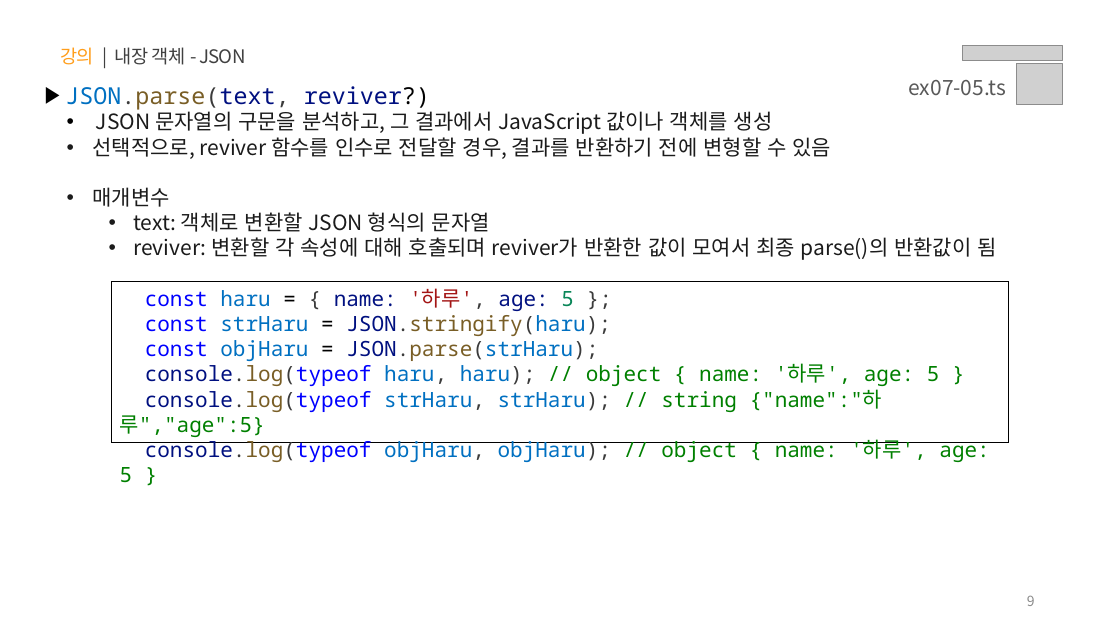
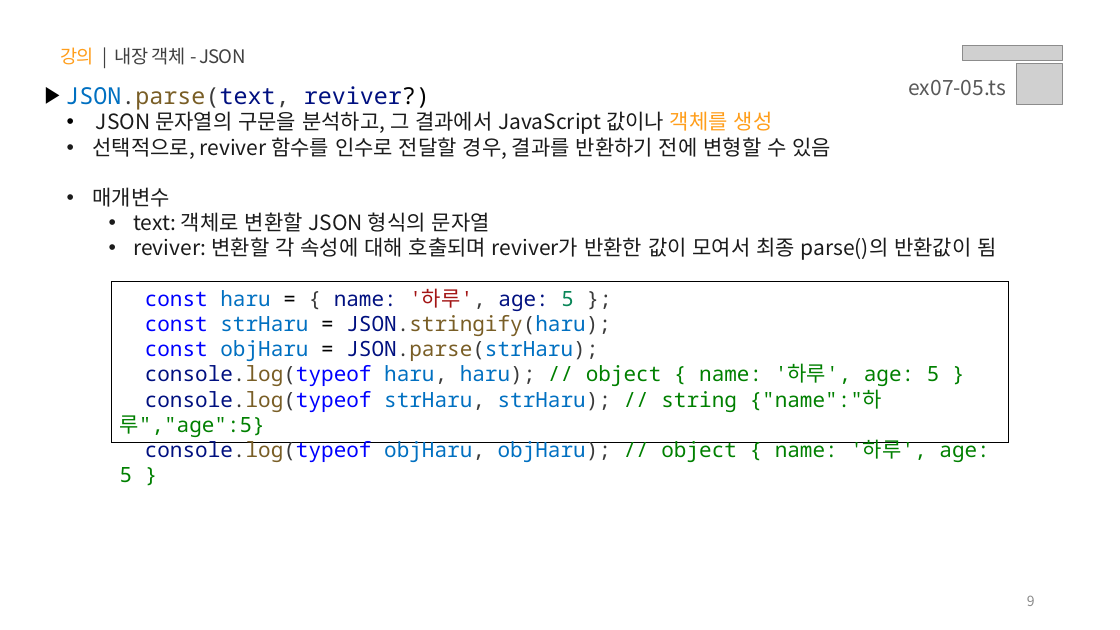
Before and after one commit to yebin-jeong/learn-js, a slide deck: slide 9 of PPT/07.자바스크립트 - 내장 함수.pptx. Drawn at 1120x630 pixels with LibreOffice and Linux fonts; fonts in the diff are those of the drawing; grey boxes stand for pictures. Boxes give left, top, right and bottom in pixels: in the first picture for what was removed or moved away, otherwise in the second. Text is boxed around its words. In the diff, an @@ line names an element or a change of style, - is before the commit and + after.

```diff
--- a/PPT/07.자바스크립트 - 내장 함수.pptx
+++ b/PPT/07.자바스크립트 - 내장 함수.pptx
@@ text at box(96, 109, 773, 134): text colour #1B1B1B to #FF9E1B in "객체를 생성" @@
```
Also in this commit, not shown: 11 other slides changed.
